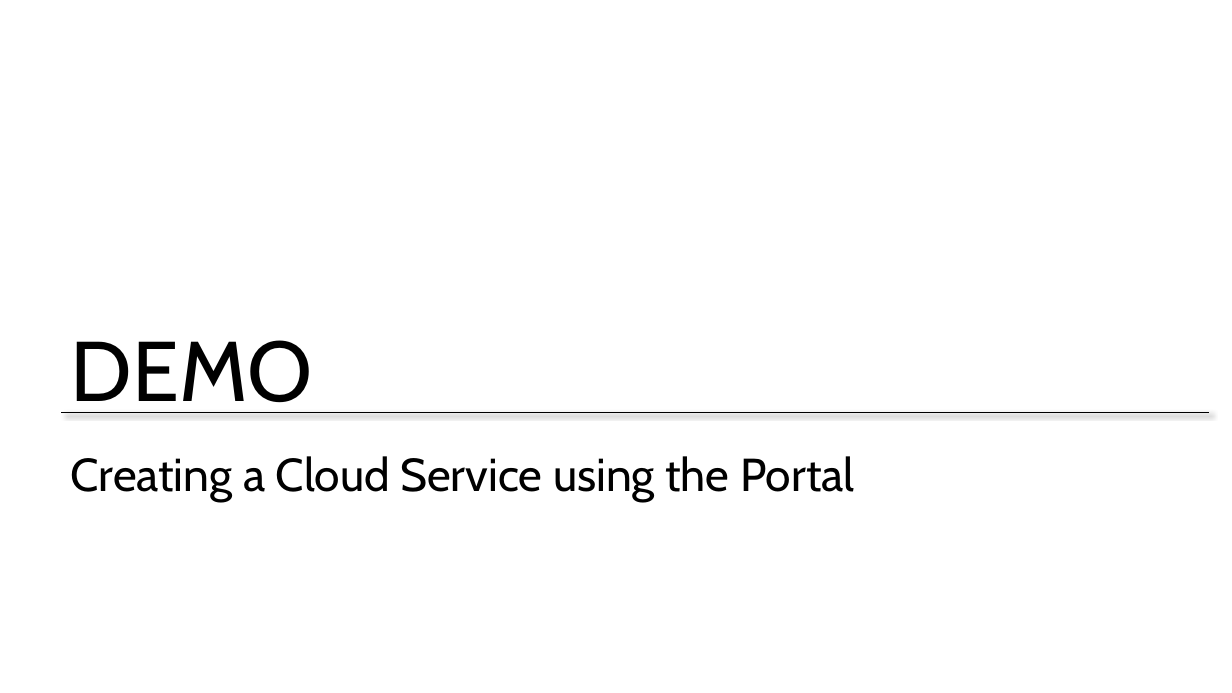
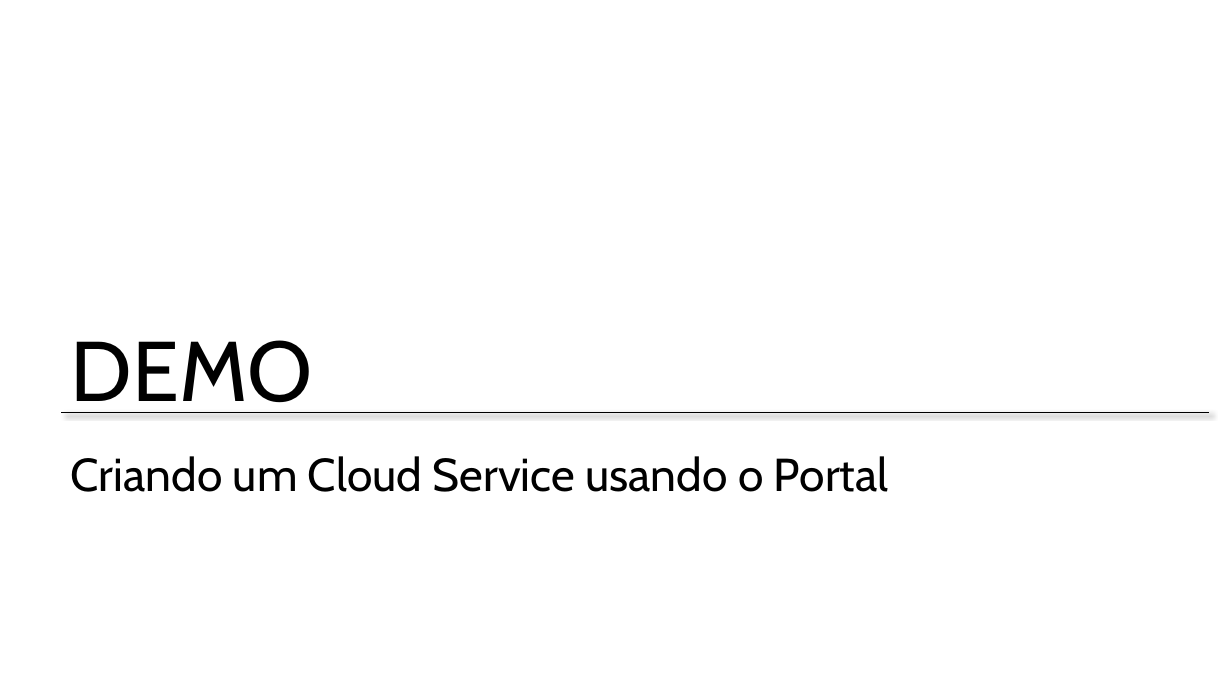
Before and after one commit to Evilazaro/MCSDAzureTraining, a slide deck: slide 17 of Design and Implement Cloud Services/Design and Implement Cloud Services.pptx (slide 18 before the commit). Drawn at 1232x693 pixels with LibreOffice and Linux fonts; fonts in the diff are those of the drawing. Boxes give left, top, right and bottom in pixels: in the first picture for what was removed or moved away, otherwise in the second. Text is boxed around its words. In the diff, an @@ line names an element or a change of style, - is before the commit and + after.

Commit message:
Tradução Arquitetura do Cloud Service

```diff
--- a/Design and Implement Cloud Services/Design and Implement Cloud Services.pptx
+++ b/Design and Implement Cloud Services/Design and Implement Cloud Services.pptx
@@ title at bbox=[71, 456, 889, 492]: text changed @@
-Creating a Cloud Service using the Portal
+Criando um Cloud Service usando o Portal
```
Also in this commit, not shown: 21 other slides changed, 1 slide added, 2 slides removed.
